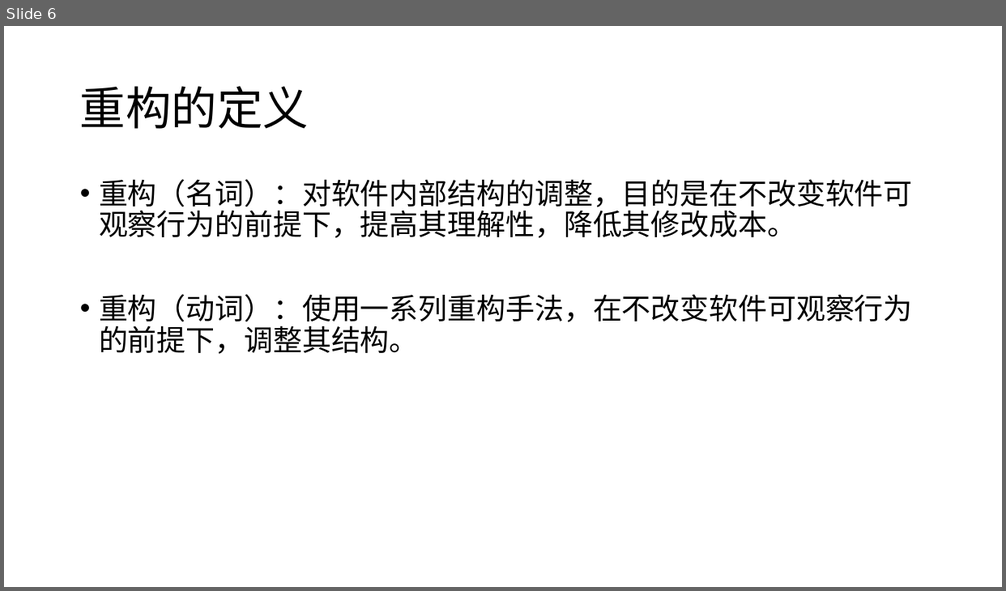
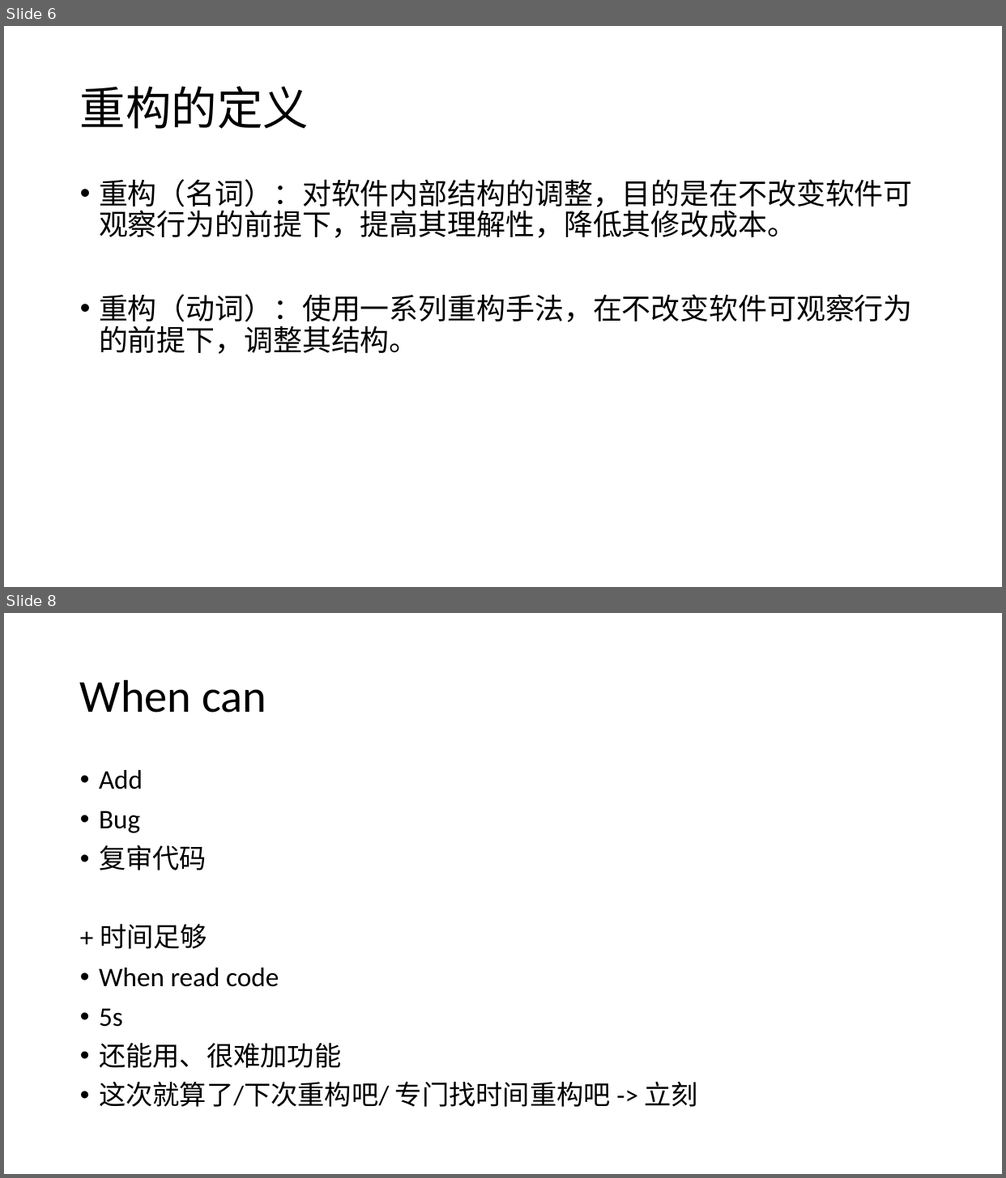
Before and after one commit to YingVickyCao/YingVickyCao.github.io, a slide deck: books/refactoring_improve_the_design_of_existing_code/Refactoring.pptx. Shown one above the other, each under a label of ours: slide 6 before the commit, slides 6 and 8 after it; the slides between them are not shown. The pictures are 1006x591 and 1006x1178 pixels, drawn with LibreOffice and Linux fonts; fonts in the diff are those of the drawing. Boxes give left, top, right and bottom in pixels: in the first picture for what was removed or moved away, otherwise in the second. Text is boxed around its words. In the diff, an @@ line names an element or a change of style, - is before the commit and + after.

```diff
--- a/books/refactoring_improve_the_design_of_existing_code/Refactoring.pptx
+++ b/books/refactoring_improve_the_design_of_existing_code/Refactoring.pptx
@@ slide 8 added at [4,613,1002,1174], background #FFFFFF @@
@@ title added at [80,679,266,713], 44 pt, text #000000 @@
+When can
@@ text added at [99,770,698,1107], 25.9 pt, text #000000 @@
+• Add
+• Bug
+• 复审代码
++ 时间足够
+• When read code
+• 5s
+• 还能用、很难加功能
+• 这次就算了/下次重构吧/ 专门找时间重构吧 -> 立刻
```
Also in this commit, not shown: 7 slides changed, 7 other slides added, 1 slide removed, 1 other file.
